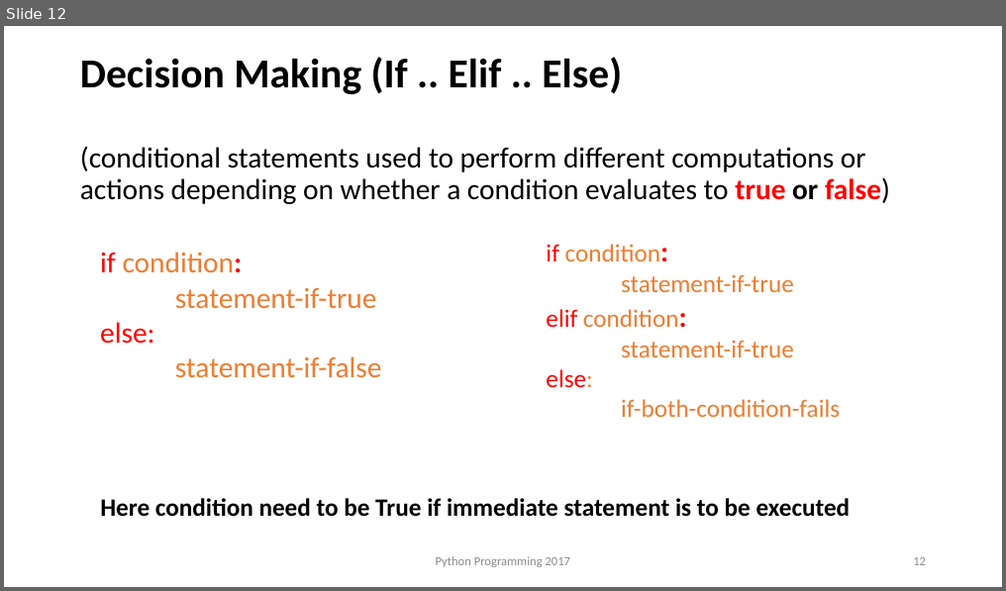
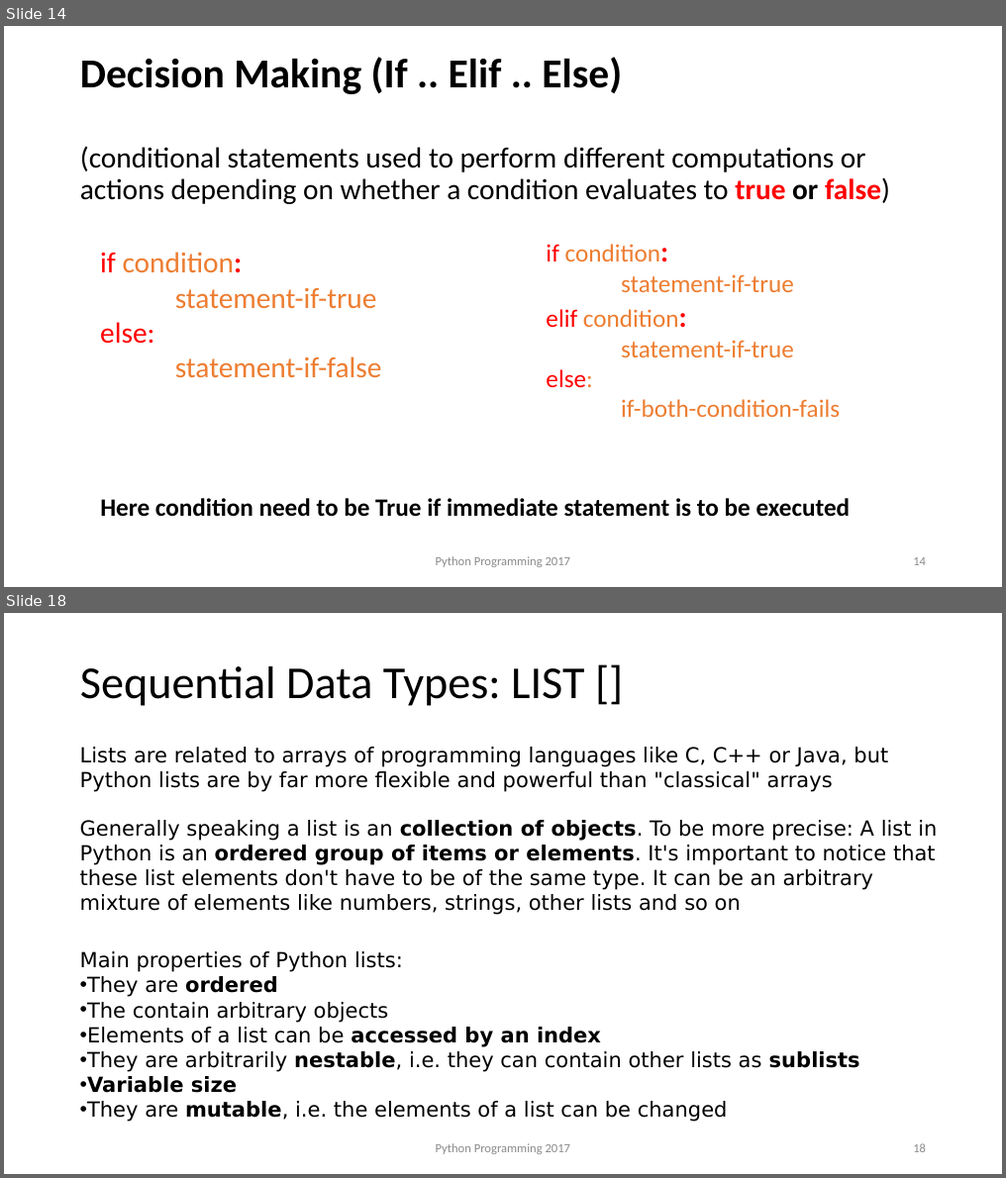
Before and after one commit to anishchapagain/AnishPython, a slide deck: python_notes.pptx. Shown one above the other, each under a label of ours: slide 12 before the commit, slides 14 and 18 after it; the slides between them are not shown. The pictures are 1006x591 and 1006x1178 pixels, drawn with LibreOffice and Linux fonts; fonts in the diff are those of the drawing; background and template pictures are left out. Boxes give left, top, right and bottom in pixels: in the first picture for what was removed or moved away, otherwise in the second. Text is boxed around its words. In the diff, an @@ line names an element or a change of style, - is before the commit and + after.

```diff
--- a/python_notes.pptx
+++ b/python_notes.pptx
@@ slide 18 added at bbox=[4, 613, 1002, 1174], background picture (left out) @@
@@ title added at bbox=[80, 666, 584, 706], 44 pt, text #000000 @@
+Sequential Data Types: LIST []
@@ text added at bbox=[80, 747, 888, 792], 20 pt, text #000000 @@
+Lists are related to arrays of programming languages like C, C++ or Java, but Python lists are by far more flexible and powerful than "classical" arrays
@@ text added at bbox=[80, 820, 937, 915], 20 pt, text #000000 @@
+Generally speaking a list is an collection of objects. To be more precise: A list in Python is an ordered group of items or elements. It's important to notice that these list elements don't have to be of the same type. It can be an arbitrary mixture of elements like numbers, strings, other lists and so on
@@ text added at bbox=[80, 952, 860, 1122], 20 pt, text #000000 @@
+Main properties of Python lists:
+• They are ordered
+• The contain arbitrary objects
+• Elements of a list can be accessed by an index
+• They are arbitrarily nestable, i.e. they can contain other lists as sublists
+• Variable size
+• They are mutable, i.e. the elements of a list can be changed
@@ text added at bbox=[436, 1144, 571, 1155], 12 pt, text #8C8C8C @@
+Python Programming 2017
@@ page number added at bbox=[913, 1144, 926, 1153], 12 pt, text #8C8C8C @@
+18
@@ what was slide 12 is now slide 14 @@
@@ page number at bbox=[913, 558, 926, 566]: text changed @@
-12
+14
```
Also in this commit, not shown: 9 slides changed, 9 other slides added, 1 slide removed.
